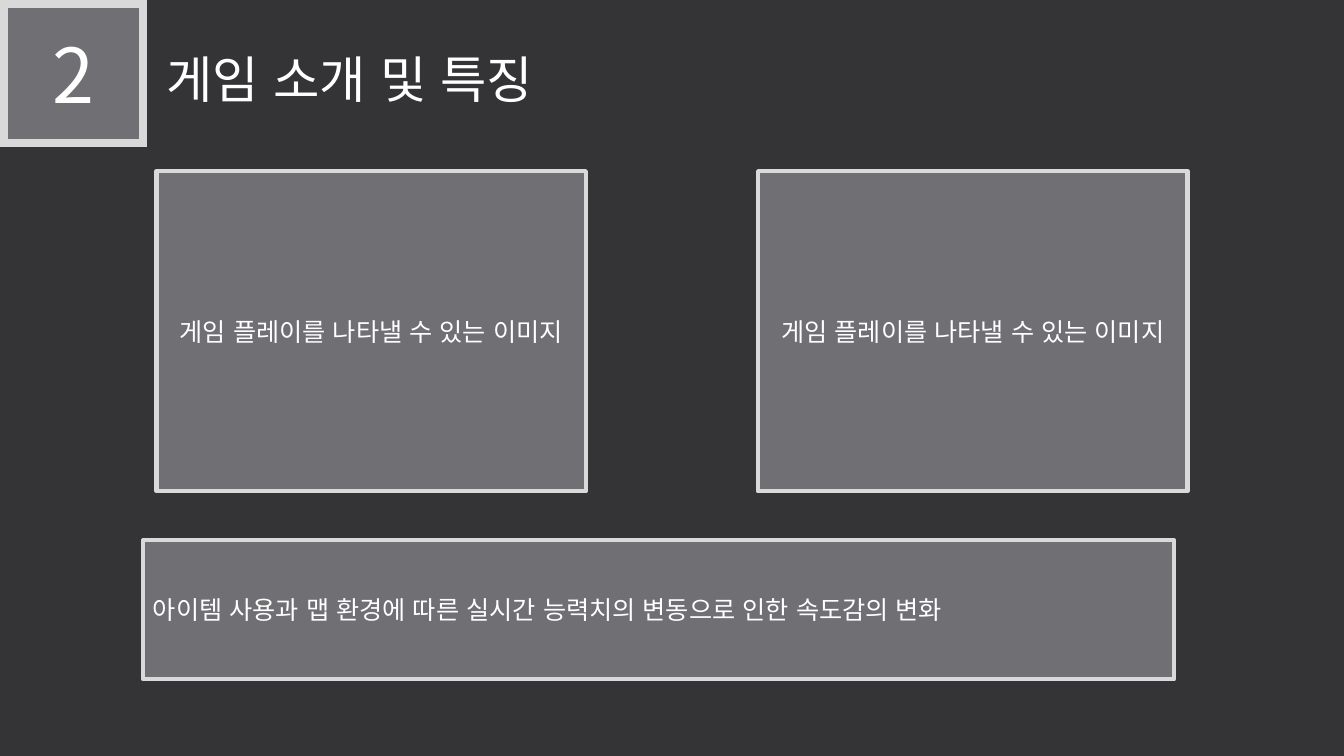
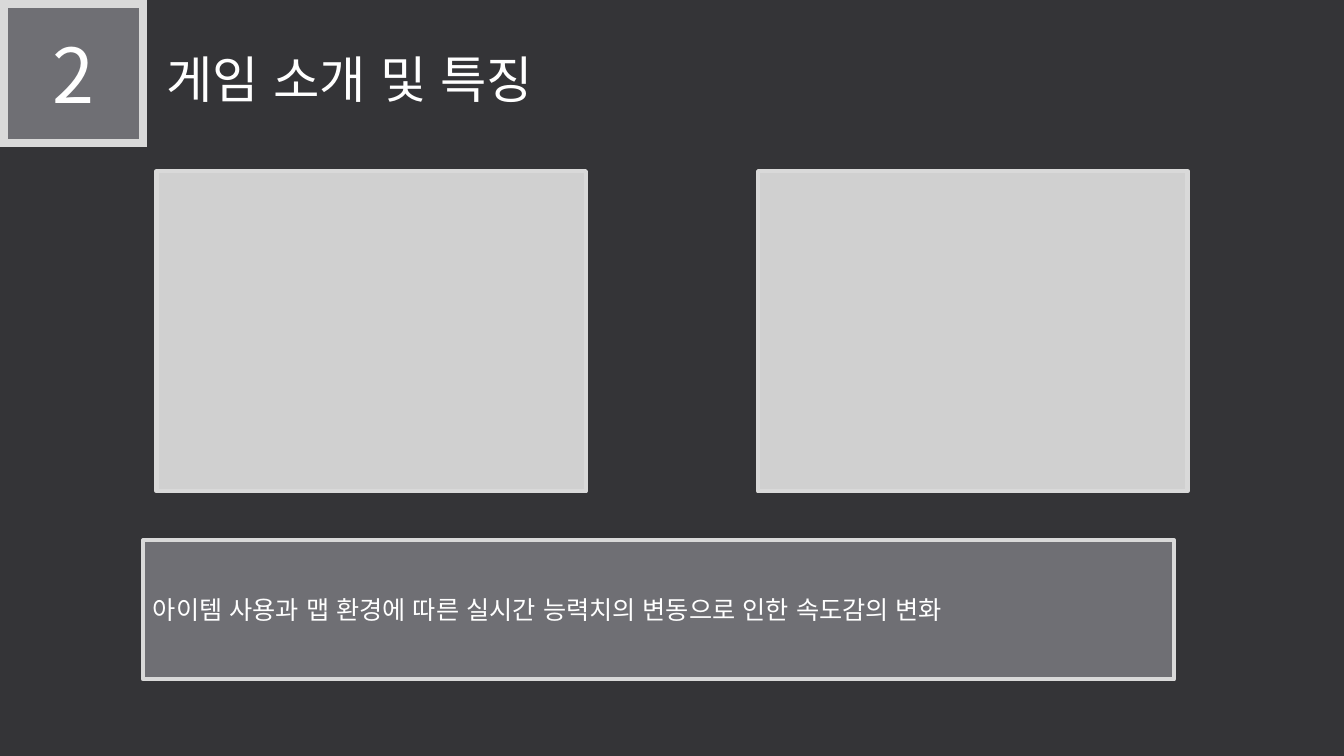
Before and after one commit to LEGO0937/Our_Project, a slide deck: slide 7 of 기획단계/졸작 제안서_α.pptx. Drawn at 1344x756 pixels with LibreOffice and Linux fonts; fonts in the diff are those of the drawing; grey boxes stand for pictures. Boxes give left, top, right and bottom in pixels: in the first picture for what was removed or moved away, otherwise in the second. Text is boxed around its words. In the diff, an @@ line names an element or a change of style, - is before the commit and + after.

```diff
--- a/기획단계/졸작 제안서_α.pptx
+++ b/기획단계/졸작 제안서_α.pptx
@@ rectangle removed at bbox=[156, 171, 586, 492] @@
-게임 플레이를 나타낼 수 있는 이미지
@@ picture added at bbox=[156, 171, 586, 492] @@
@@ rectangle removed at bbox=[758, 171, 1188, 492] @@
-게임 플레이를 나타낼 수 있는 이미지
@@ picture added at bbox=[758, 171, 1188, 492] @@
```
Also in this commit, not shown: 2 other slides changed, 1 other file.
